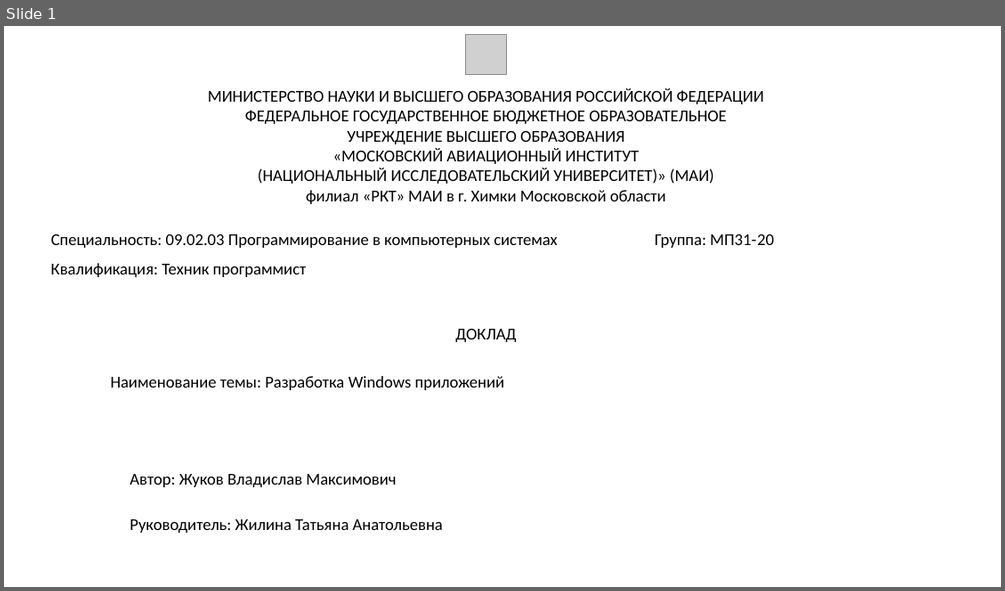
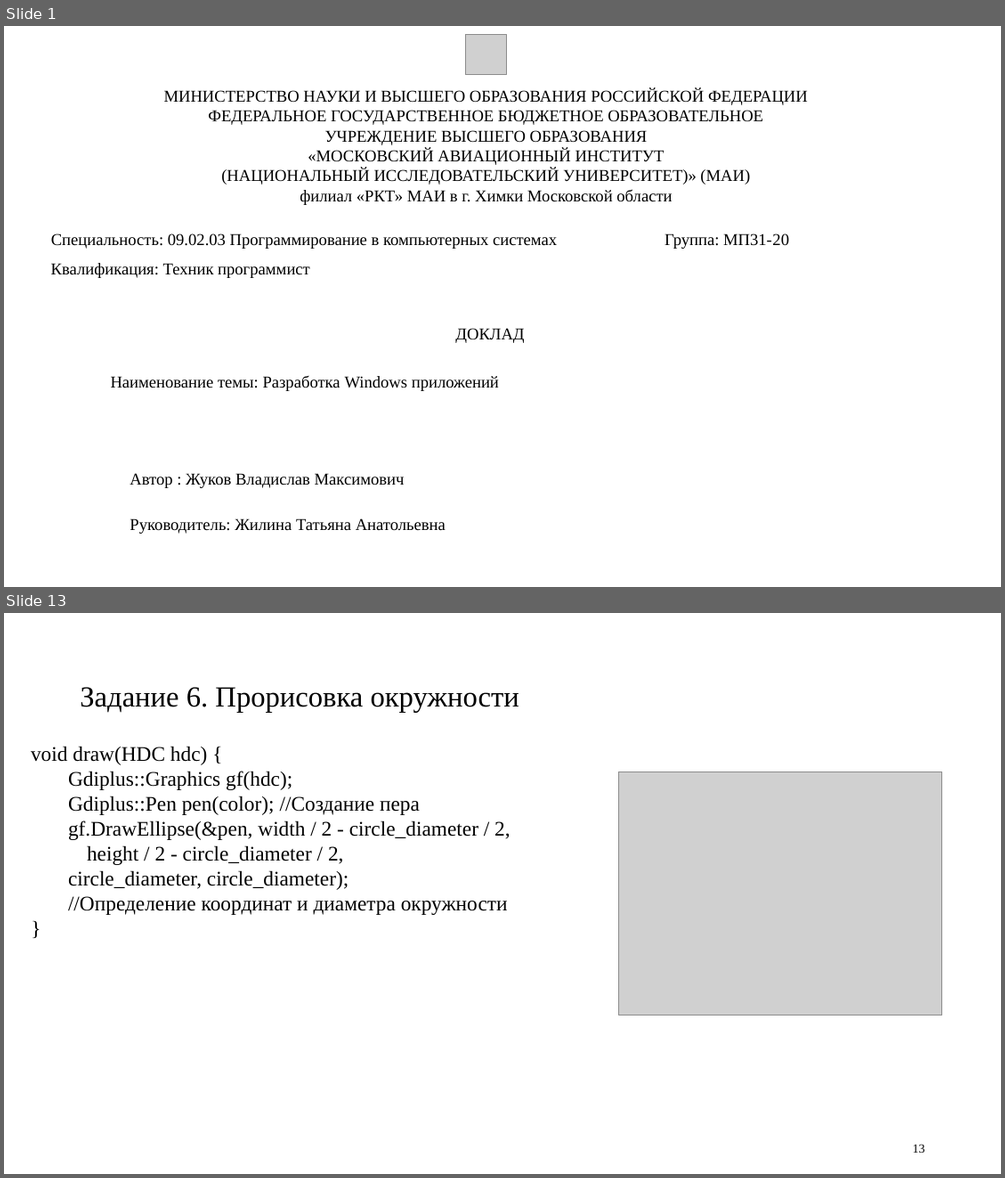
Before and after one commit to Feeralbee/praktika_system_programming, a slide deck: ЖуковМП3120.pptx. Shown one above the other, each under a label of ours: slide 1 before the commit, slides 1 and 13 after it; the slides between them are not shown. The pictures are 1005x591 and 1005x1178 pixels, drawn with LibreOffice and Linux fonts; fonts in the diff are those of the drawing; grey boxes stand for pictures. Boxes give left, top, right and bottom in pixels: in the first picture for what was removed or moved away, otherwise in the second. Text is boxed around its words. In the diff, an @@ line names an element or a change of style, - is before the commit and + after.

```diff
--- a/ЖуковМП3120.pptx
+++ b/ЖуковМП3120.pptx
@@ slide 13 added at (4,613,1001,1174), background #FFFFFF @@
@@ title added at (80,687,519,712), 28 pt, text #000000 @@
+Задание 6. Прорисовка окружности
@@ text added at (31,746,510,915), 20 pt, text #000000 @@
+void draw(HDC hdc) {
+  Gdiplus::Graphics gf(hdc);
+  Gdiplus::Pen pen(color); //Создание пера
+  gf.DrawEllipse(&pen, width / 2 - circle_diameter / 2, height / 2 - circle_diameter / 2,
+  circle_diameter, circle_diameter);
+  //Определение координат и диаметра окружности
+  }
@@ picture added at (619,771,942,1015) @@
@@ page number added at (913,1143,925,1152), 12 pt, text #000000 @@
+13
@@ slide 1 changed as well @@
@@ font Calibri to Times New Roman in 6 elements at (164,89,808,205), (129,518,445,533), (111,376,499,391), (51,233,789,248), (455,328,524,343), (51,263,310,278) @@
@@ text at (129,473,404,488): text changed; font Calibri to Times New Roman @@
-Автор: Жуков Владислав Максимович
+Автор : Жуков Владислав Максимович
```
Also in this commit, not shown: 13 other slides added, 3 slides removed.
